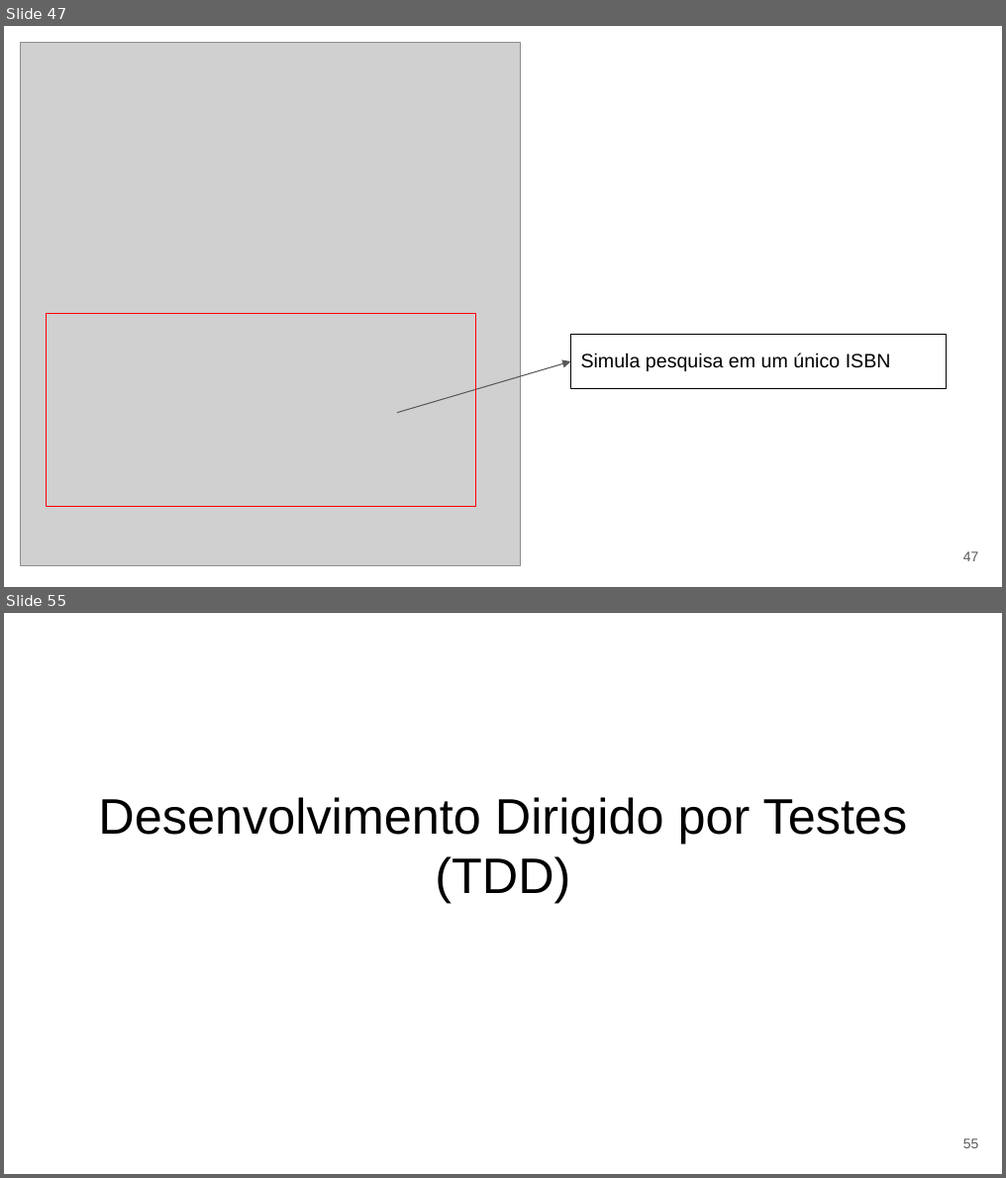
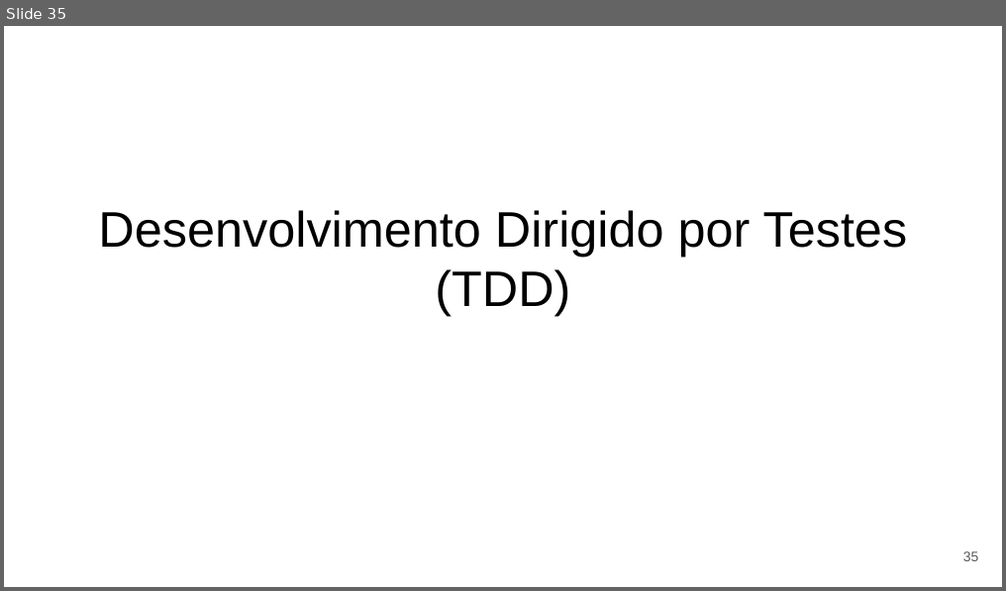
Before and after one commit to eduardocunha11/firstblog, a slide deck: aulas/gsi526/aula12-testes.pptx. Shown one above the other, each under a label of ours: slides 47 and 55 before the commit, slide 35 after it; the slides between them are not shown. The pictures are 1006x1178 and 1006x591 pixels, drawn with LibreOffice and Linux fonts; fonts in the diff are those of the drawing; grey boxes stand for pictures. Boxes give left, top, right and bottom in pixels: in the first picture for what was removed or moved away, otherwise in the second. Text is boxed around its words. In the diff, an @@ line names an element or a change of style, - is before the commit and + after.

```diff
--- a/aulas/gsi526/aula12-testes.pptx
+++ b/aulas/gsi526/aula12-testes.pptx
@@ slide 47 removed at box(4, 26, 1002, 587), background #FFFFFF @@
@@ picture removed at box(21, 43, 521, 567) @@
@@ rectangle removed at box(46, 313, 476, 507) @@
@@ rectangle removed at box(571, 335, 946, 389) @@
-Simula pesquisa em um único ISBN
@@ arrow removed from (397, 413) to (571, 362) @@
@@ page number removed at box(963, 552, 979, 562) @@
-47
@@ what was slide 55 is now slide 35 @@
@@ page number at box(963, 552, 979, 562): text changed @@
-55
+35
```
Also in this commit, not shown: 33 slides changed, 1 slide added, 23 other slides removed, 3 other files.
